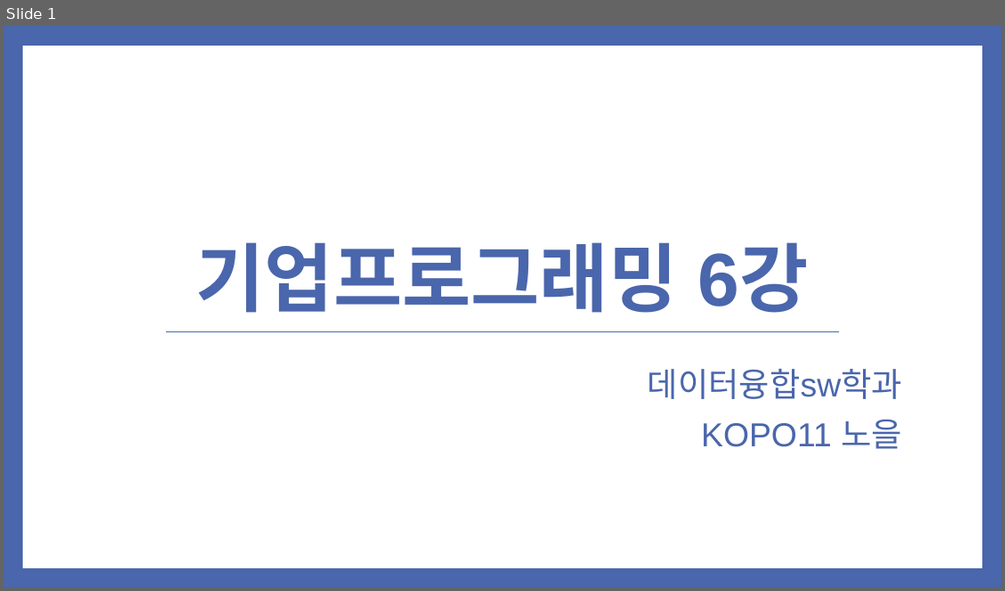
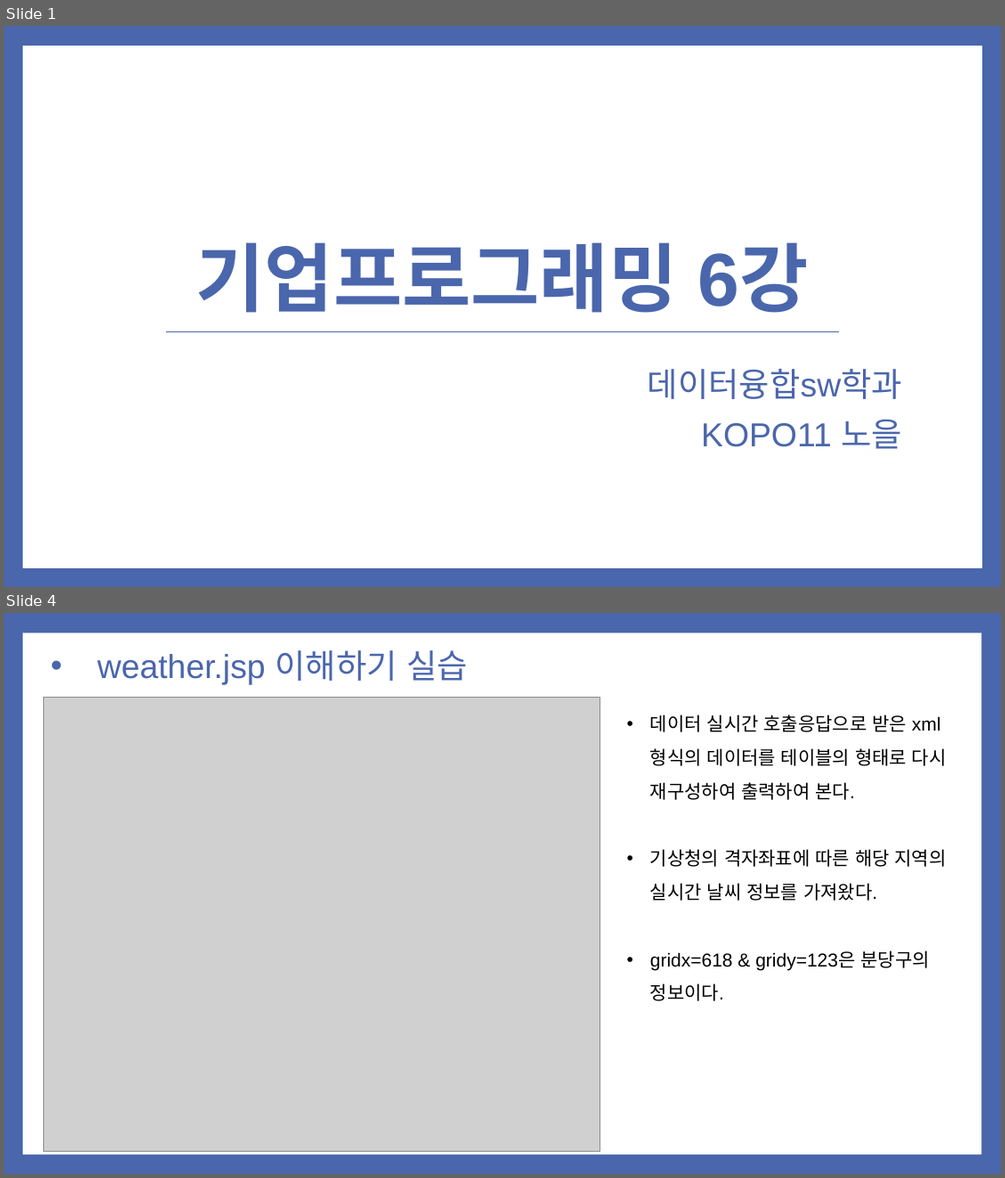
Before and after one commit to noheul1030/KOPO-HTML, a slide deck: 과제PPT/기업업무 6강.pptx. Shown one above the other, each under a label of ours: slide 1 before the commit, slides 1 and 4 after it; the slides between them are not shown. The pictures are 1005x591 and 1005x1178 pixels, drawn with LibreOffice and Linux fonts; fonts in the diff are those of the drawing; grey boxes stand for pictures. Boxes give left, top, right and bottom in pixels: in the first picture for what was removed or moved away, otherwise in the second. Text is boxed around its words. In the diff, an @@ line names an element or a change of style, - is before the commit and + after.

```diff
--- a/과제PPT/기업업무 6강.pptx
+++ b/과제PPT/기업업무 6강.pptx
@@ slide 4 added at box(4, 613, 1001, 1174), background #4A66AC @@
@@ rectangle added at box(23, 633, 981, 1154), fill #FFFFFF @@
@@ title added at box(97, 650, 468, 685), 32 pt, text #4A66AC @@
+• weather.jsp 이해하기 실습
@@ picture added at box(43, 698, 600, 1151) @@
@@ text added at box(650, 714, 947, 1001), 18 pt, text #000000 @@
+• 데이터 실시간 호출응답으로 받은 xml형식의 데이터를 테이블의 형태로 다시 재구성하여 출력하여 본다.
+• 기상청의 격자좌표에 따른 해당 지역의 실시간 날씨 정보를 가져왔다.
+• gridx=618 & gridy=123은 분당구의 정보이다.
```
Also in this commit, not shown: 3 slides changed, 7 other slides added, 5 slides removed.
